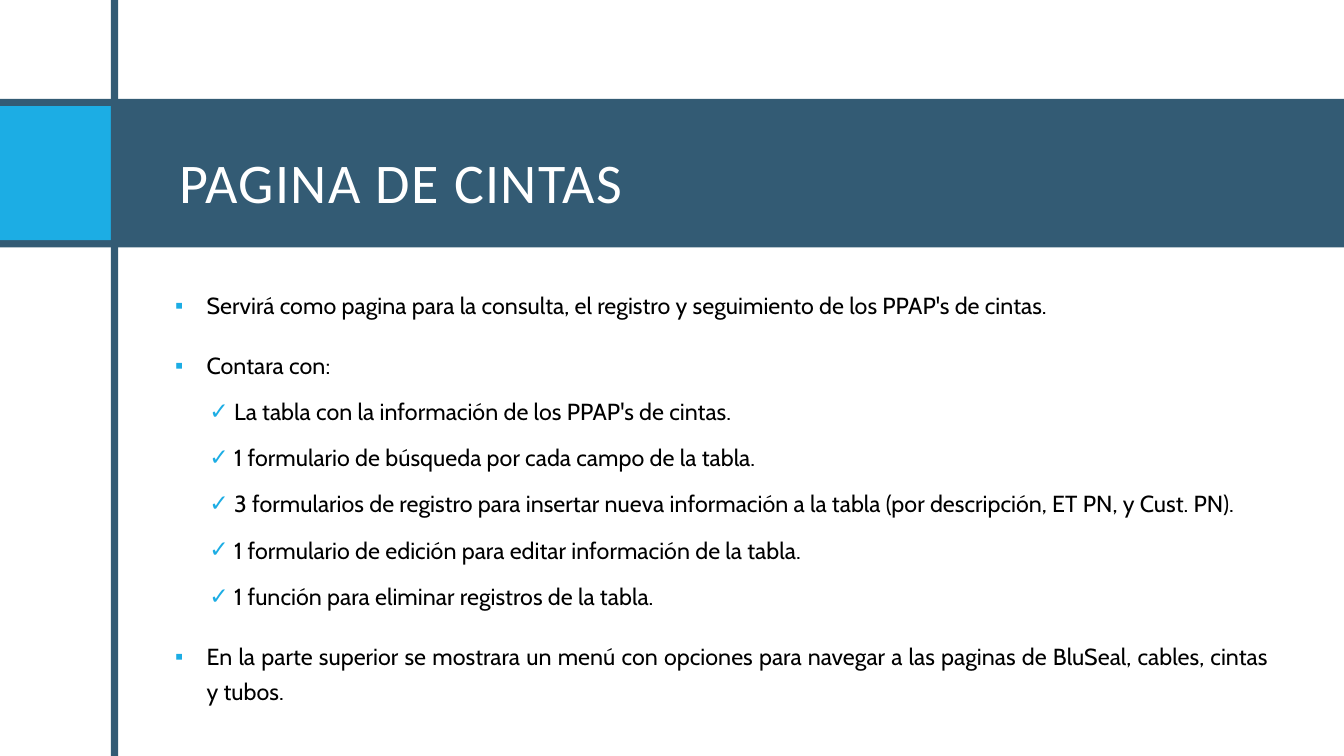
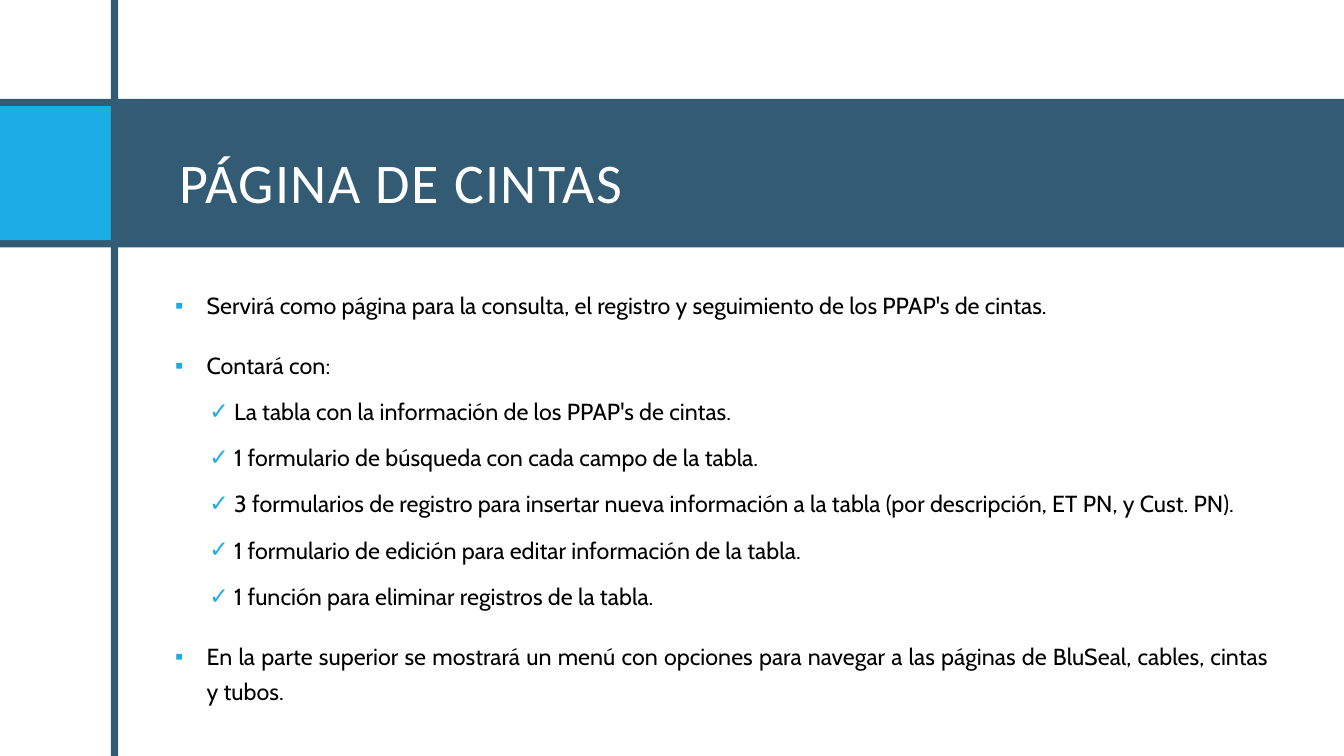
Before and after one commit to Santiago-004/proyecto, a slide deck: slide 36 of Proyecto.pptx. Drawn at 1344x756 pixels with LibreOffice and Linux fonts; fonts in the diff are those of the drawing. Boxes give left, top, right and bottom in pixels: in the first picture for what was removed or moved away, otherwise in the second. Text is boxed around its words. In the diff, an @@ line names an element or a change of style, - is before the commit and + after.

```diff
--- a/Proyecto.pptx
+++ b/Proyecto.pptx
@@ title at (179,156,622,204): text changed @@
-PAGINA DE CINTAS
+PÁGINA DE CINTAS
@@ text at (207,296,1047,375): text changed @@
-▪ Servirá como pagina para la consulta, el registro y seguimiento de los PPAP's de cintas.
-▪ Contara con:
+▪ Servirá como página para la consulta, el registro y seguimiento de los PPAP's de cintas.
+▪ Contará con:
@@ text at (234,448,758,472): text changed @@
-    ✓ 1 formulario de búsqueda por cada campo de la tabla.
+    ✓ 1 formulario de búsqueda con cada campo de la tabla.
@@ text at (207,647,1267,706): text changed @@
-▪ En la parte superior se mostrara un menú con opciones para navegar a las paginas de BluSeal, cables, cintas y tubos.
+▪ En la parte superior se mostrará un menú con opciones para navegar a las páginas de BluSeal, cables, cintas y tubos.
```
Also in this commit, not shown: 21 other slides changed, 3 slides removed, 1 other file.
